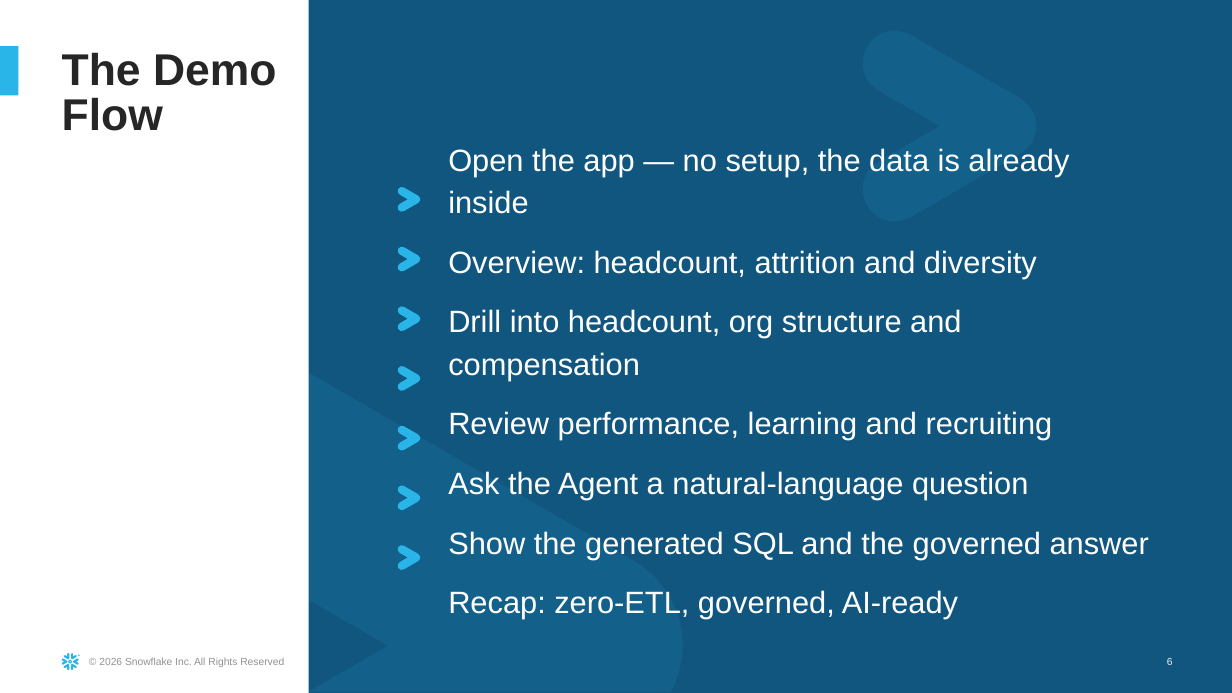
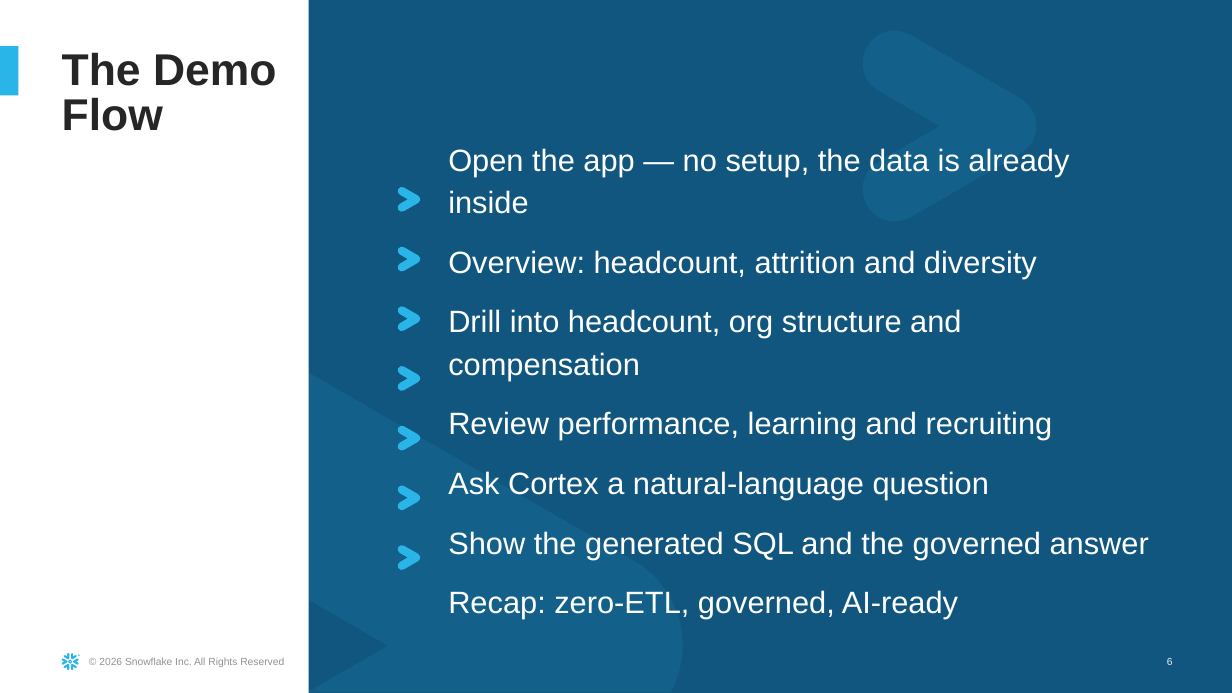
Before and after one commit to sfc-gh-dfreriks/sap-bdc-people-360, a slide deck: slide 6 of docs/SAP_People_360_Demo_Guide.pptx. Drawn at 1232x693 pixels with LibreOffice and Linux fonts; fonts in the diff are those of the drawing; background and template pictures are left out. Boxes give left, top, right and bottom in pixels: in the first picture for what was removed or moved away, otherwise in the second. Text is boxed around its words. In the diff, an @@ line names an element or a change of style, - is before the commit and + after.

Commit message:
Regenerate presales docs for new nav; fix kit tooling
Rebuild the docx/pptx outputs and screenshots for the Ask Cortex first /
Executive Dashboard layout, and fix kit generators that still read the removed
analyst page or the old first-page assumption.

Generated with [Snowflake CoCo](https://docs.snowflake.com/en/user-guide/cortex-code/cortex-code)

```diff
--- a/docs/SAP_People_360_Demo_Guide.pptx
+++ b/docs/SAP_People_360_Demo_Guide.pptx
@@ text at [448,471,989,500]: text changed @@
-Ask the Agent a natural-language question
+Ask Cortex a natural-language question
```
Also in this commit, not shown: 2 other slides changed, 2 other files.
